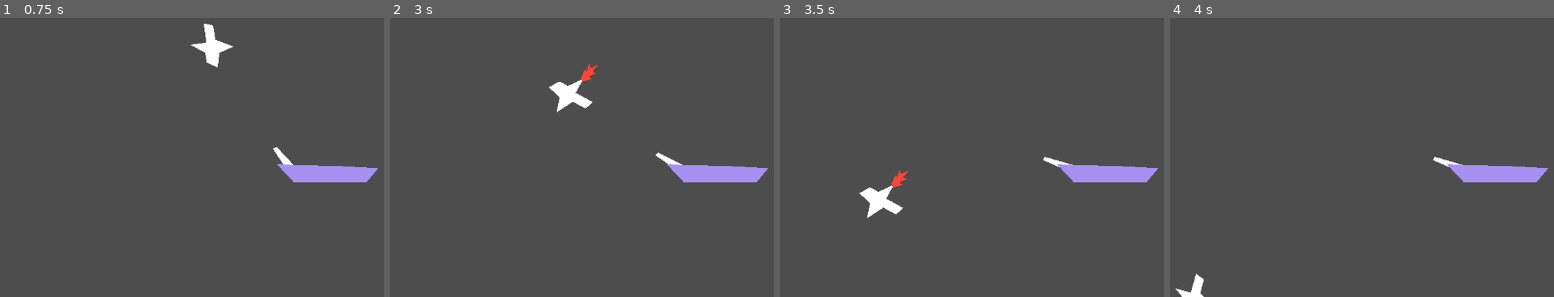
Above: before the commit, frames 1-4 (left to right).
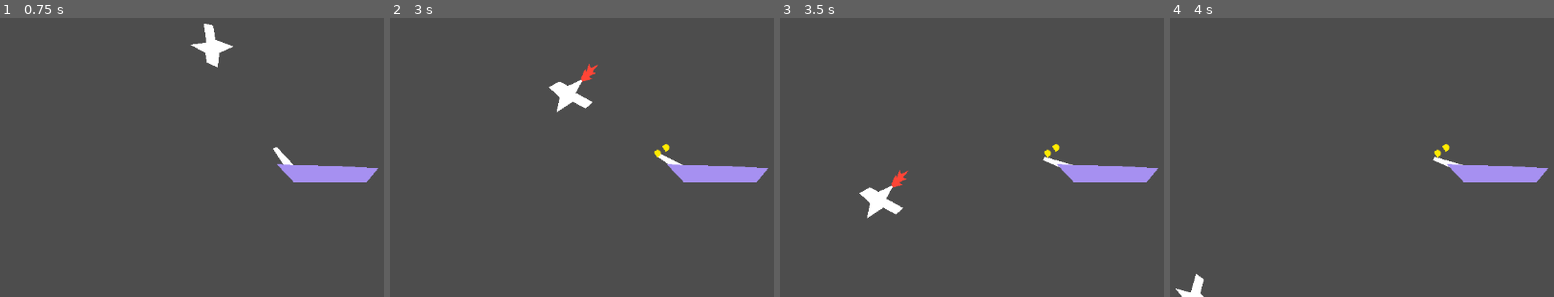
Above: after the commit, the same moments.

Repository: juunp/dogfight
Game: Godot game, scene res://scenes/main.tscn
Two runs of this game, one before a commit and one after it. Both use one fixed random seed, a clock stepped at 60 frames per second and the inputs below.
Inputs:
- Up to frame 1 (0.75 s): tap Enter at 0.5 s; hold Right (rotate_right) from 0.53 s (still down)
- Up to frame 2 (3 s): release Right (rotate_right) at 1.28 s; hold Left (rotate_left) 1.28-2.03 s; hold Right (rotate_right) 2.03-2.78 s; hold Up (accelerate) from 2.78 s (still down)
- Up to frame 3 (3.5 s): keep holding Up (accelerate)
- Up to frame 4 (4 s): release Up (accelerate) at 3.53 s; hold Left (rotate_left) from 3.53 s (still down)

Frame 1 is identical in both runs. In frame 2, less than 0.1% of the frame differs, in the area x 68-73%, y 45-50%; in frame 3, less than 0.1%; in frame 4, less than 0.1%.

Commit message:
destroyer shoots bullets

Diff:
--- a/project.godot
+++ b/project.godot
@@ -19,6 +19,7 @@
 
 player=""
 bullets=""
+enemy=""
 
 [input]
 
--- a/scenes/enemies/boats/destroyer.tscn
+++ b/scenes/enemies/boats/destroyer.tscn
@@ -20,7 +20,11 @@
 offset = Vector2(286.567, 136.62888)
 polygon = PackedVector2Array(-292.80844, -175.097, -37.40416, -171.85178, -37.576782, -138.43747, -293.43964, -106.34938)
 
+[node name="bullet_spawn" type="Marker2D" parent="canon"]
+position = Vector2(247.19868, -4.38027)
+
 [node name="Timer" type="Timer" parent="."]
 autostart = true
 
+[connection signal="shoot" from="." to="." method="_on_shoot"]
 [connection signal="timeout" from="Timer" to="." method="_on_timer_timeout"]
--- /dev/null
+++ b/scenes/enemies/bullet.gd
@@ -0,0 +1 @@
+extends CharacterBody2D
--- a/scenes/enemies/bullet.tscn
+++ b/scenes/enemies/bullet.tscn
@@ -1,6 +1,17 @@
-[gd_scene load_steps=2 format=3 uid="uid://cbvl3vcgpp3ym"]
+[gd_scene load_steps=4 format=3 uid="uid://cbvl3vcgpp3ym"]
 
 [ext_resource type="Texture2D" uid="uid://d4gy21ellesr6" path="res://assets/bullet.png" id="1_hl25f"]
+[ext_resource type="Script" uid="uid://i8uw67r5vun8" path="res://scenes/enemies/bullet.gd" id="1_p5aa7"]
 
-[node name="Bullet" type="Sprite2D" groups=["bullets"]]
+[sub_resource type="ConvexPolygonShape2D" id="ConvexPolygonShape2D_hl25f"]
+points = PackedVector2Array(5, 4.5, 5, -1.5, 0, -4.5, -5, -1.5, -5, 4.5)
+
+[node name="Bullet" type="CharacterBody2D" groups=["bullets"]]
+script = ExtResource("1_p5aa7")
+
+[node name="Sprite2D" type="Sprite2D" parent="."]
 texture = ExtResource("1_hl25f")
+
+[node name="CollisionShape2D" type="CollisionShape2D" parent="."]
+position = Vector2(0, 0.5)
+shape = SubResource("ConvexPolygonShape2D_hl25f")
--- a/scenes/enemies/enemy.gd
+++ b/scenes/enemies/enemy.gd
@@ -1,5 +1,7 @@
 class_name Enemy
 extends Node2D
 
+signal shoot(direction: float, location: Vector2)
+
 func get_next_position(player: Player, frames_count: int) -> Vector2:
 	return player.global_position * player.speed * frames_count
--- /dev/null
+++ b/scenes/main.gd
@@ -0,0 +1,18 @@
+extends Node2D
+
+
+func _ready() -> void:
+	var enemys = get_tree().get_nodes_in_group("enemy")
+	for e in enemys:
+		var enemy = e as Enemy
+		enemy.shoot.connect(_on_shoot)
+
+var Bullet = preload("res://scenes/enemies/bullet.tscn")
+
+func _on_shoot(direction: float, location: Vector2)-> void:
+	print("shoot listened")
+	var spawned_bullet = Bullet.instantiate()
+	add_child(spawned_bullet)
+	spawned_bullet.rotation = direction
+	spawned_bullet.position = location
+	spawned_bullet.velocity = spawned_bullet.velocity.rotated(direction)
--- a/scenes/main.tscn
+++ b/scenes/main.tscn
@@ -1,11 +1,13 @@
-[gd_scene load_steps=3 format=3 uid="uid://cb0ca3c2wbp7h"]
+[gd_scene load_steps=4 format=3 uid="uid://cb0ca3c2wbp7h"]
 
 [ext_resource type="PackedScene" uid="uid://ckllnmq6vc5dp" path="res://scenes/player.tscn" id="1_o5qli"]
+[ext_resource type="Script" uid="uid://c8gq5qfuvtdet" path="res://scenes/main.gd" id="1_sugp2"]
 [ext_resource type="PackedScene" uid="uid://cjkwopfq7jsfy" path="res://scenes/enemies/boats/destroyer.tscn" id="2_0wfyh"]
 
 [node name="Main" type="Node2D"]
+script = ExtResource("1_sugp2")
 
 [node name="Player" parent="." instance=ExtResource("1_o5qli")]
 
-[node name="Destroyer" parent="." instance=ExtResource("2_0wfyh")]
+[node name="Destroyer" parent="." groups=["enemy"] instance=ExtResource("2_0wfyh")]
 position = Vector2(615, 463)
--- a/scripts/destroyer.gd
+++ b/scripts/destroyer.gd
@@ -19,7 +19,7 @@
 
 func _on_timer_timeout() -> void:
 	if player != null && can_shoot():
-		shoot()
+		shoot.emit(calculate_angle_to_player(player.global_position), canon.get_node("bullet_spawn").global_position)
 
 func find_player():
 	player = get_tree().get_first_node_in_group("player")
@@ -31,7 +31,3 @@
 	var direction = player_position - global_position
 	var angle = rad_to_deg(direction.angle())
 	return angle < _min_angle && angle > _max_angle
-
-func shoot() -> void:
-	print("shoot")
-	pass
Not shown, added: scenes/enemies/bullet.gd.uid
Not shown, added: scenes/main.gd.uid
Not shown, removed: assets/bullet.png-autosave.kra
